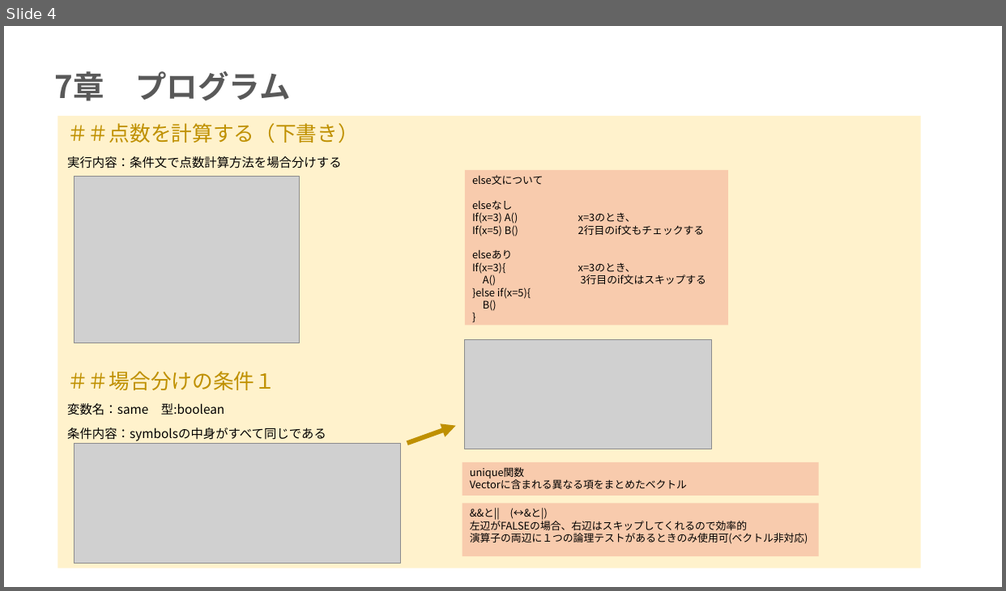
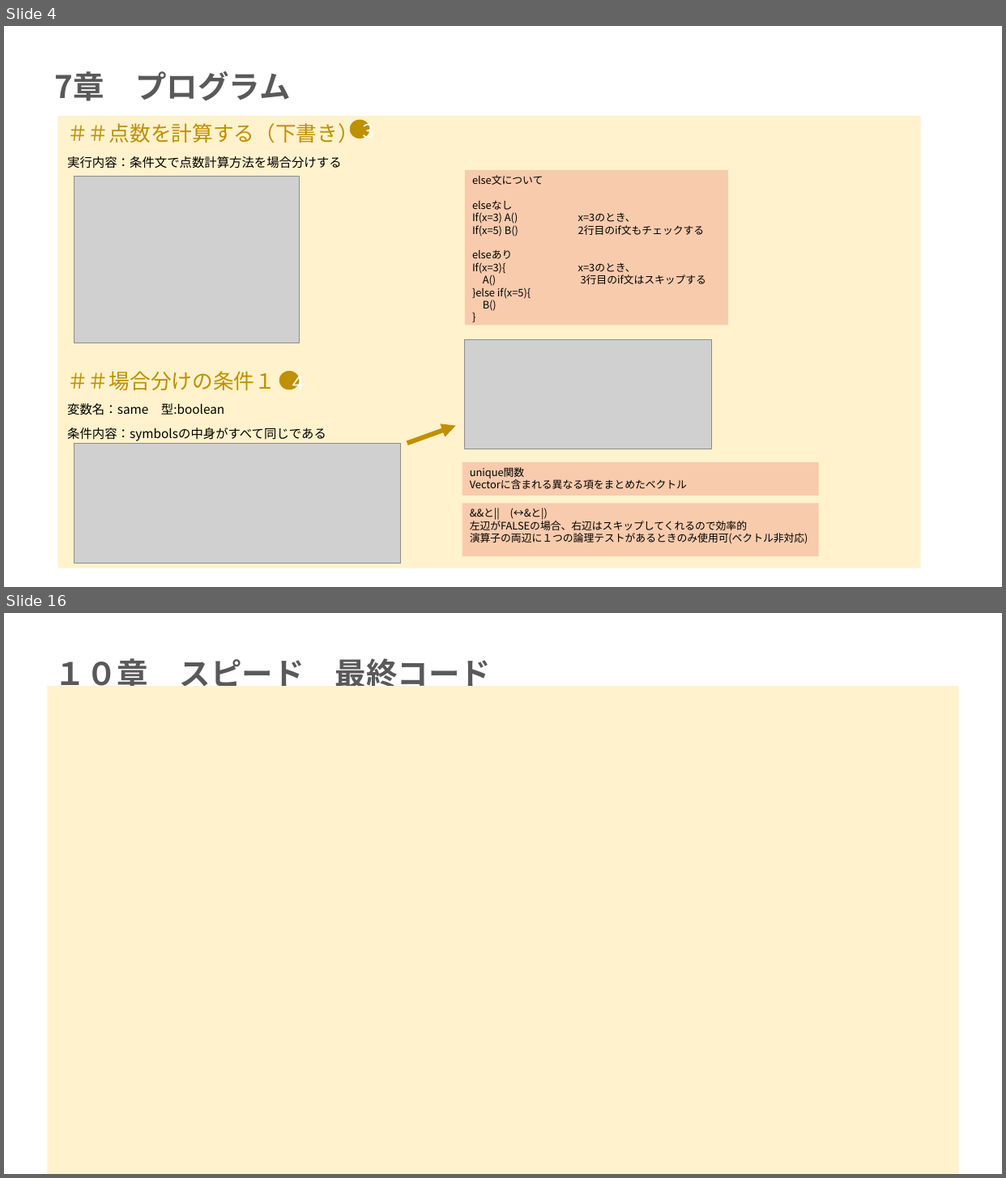
Before and after one commit to mei-517/r-practice-part3, a slide deck: 永井芽衣_Rpart3.pptx. Shown one above the other, each under a label of ours: slide 4 before the commit, slides 4 and 16 after it; the slides between them are not shown. The pictures are 1006x591 and 1006x1178 pixels, drawn with LibreOffice and Linux fonts; fonts in the diff are those of the drawing; grey boxes stand for pictures. Boxes give left, top, right and bottom in pixels: in the first picture for what was removed or moved away, otherwise in the second. Text is boxed around its words. In the diff, an @@ line names an element or a change of style, - is before the commit and + after.

```diff
--- a/永井芽衣_Rpart3.pptx
+++ b/永井芽衣_Rpart3.pptx
@@ slide 16 added at [4,613,1002,1174], background #FFFFFF @@
@@ title added at [55,658,491,694], 30 pt, text #595959, bold @@
+１０章 スピード 最終コード
@@ rectangle added at [48,687,959,1174], fill #FFF2CC @@
@@ slide 4 changed as well @@
@@ ellipse added at [350,120,370,139], fill #BF9000, 18 pt, text #FFFFFF @@
+３
@@ ellipse added at [279,371,300,390], fill #BF9000, 18 pt, text #FFFFFF @@
+４
```
Also in this commit, not shown: 3 other slides changed, 13 other slides added, 1 other file.
